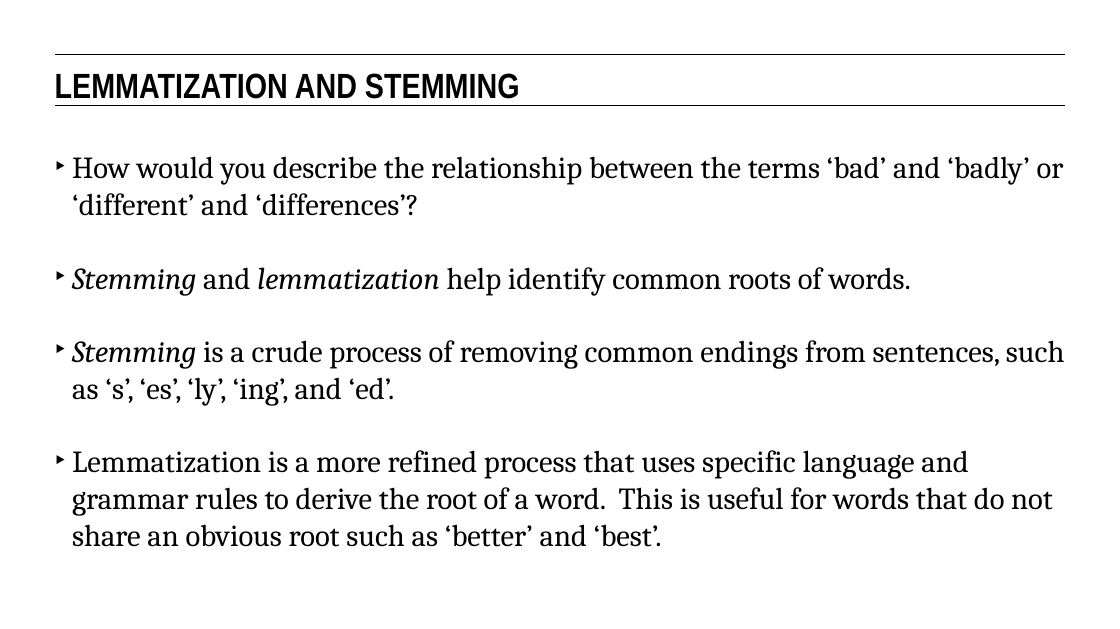
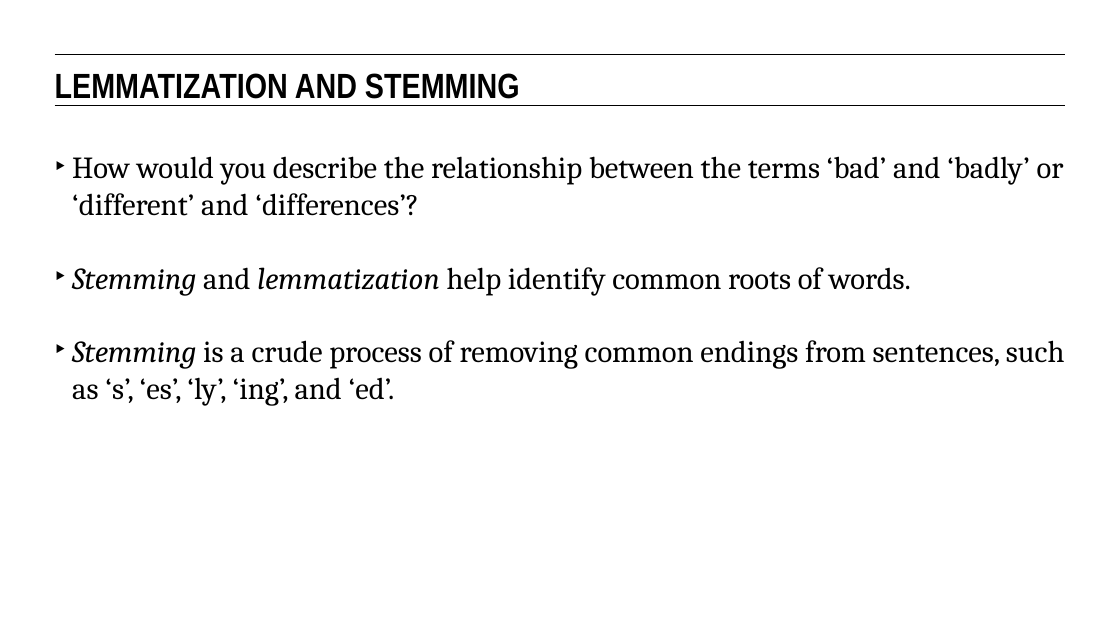
Before and after one commit to eflautt/ga-data-science, a slide deck: slide 18 of lessons/lesson-13/13-natural-language-processing-and-text-classification.pptx (slide 16 before the commit). Drawn at 1120x629 pixels with LibreOffice and Linux fonts; fonts in the diff are those of the drawing. Boxes give left, top, right and bottom in pixels: in the first picture for what was removed or moved away, otherwise in the second. Text is boxed around its words. In the diff, an @@ line names an element or a change of style, - is before the commit and + after.

```diff
--- a/lessons/lesson-13/13-natural-language-processing-and-text-classification.pptx
+++ b/lessons/lesson-13/13-natural-language-processing-and-text-classification.pptx
@@ text at (72,450,1053,547): paragraph removed @@
-‣ Lemmatization is a more refined process that uses specific language and grammar rules to derive the root of a word. This is useful for words that do not share an obvious root such as ‘better’ and ‘best’.
```
Also in this commit, not shown: 15 other slides changed, 5 slides added.
